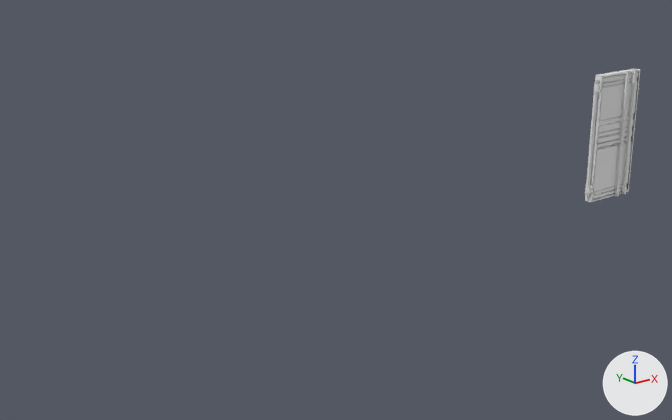
Two versions of the FBX model TCC_ProjectArena/Assets/Joao/ModelosComEdicaoNormal]/Conteiner/PortaConteinerEsquerda.fbx, one commit apart.
Before and after are seen from a 50 mm camera at (-14.94, -13.17, 4.92) aimed at (-7.05, -3.3, 0.98). Arrows for +X, +Y and +Z are at lower right; the lights stay in place.

Before the edit, the objects in view are built like this:
```python
me_portaconteineresquerda = bpy.data.meshes.new('PortaConteinerEsquerda')
me_portaconteineresquerda.from_pydata(...)  # 790 vertices, 714 faces; spans x -67.0..62.0, y 2.0..230.0, z -342.0..479.0
me_portaconteineresquerda.materials.append(mat_conteiner_material)  # white #e7e7e7
ob_portaconteineresquerda = bpy.data.objects.new('PortaConteinerEsquerda', me_portaconteineresquerda)
ob_portaconteineresquerda.location = (-0.94, -3.56, 0.09)
ob_portaconteineresquerda.rotation_euler = (1.571, 0.0, 0.0)  # degrees (90, 0, 0)
ob_portaconteineresquerda.scale = (0.00925, 0.00999, 0.00026)
```
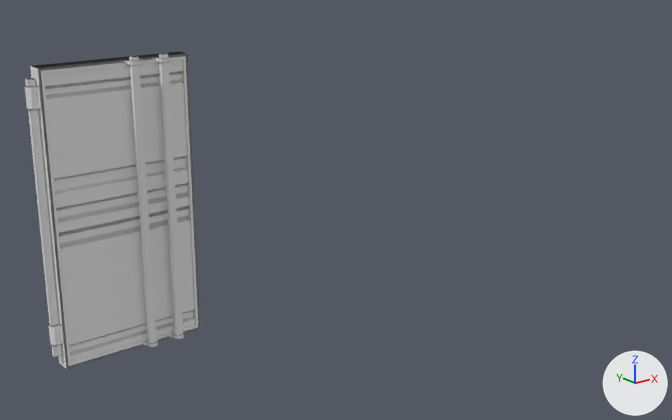
What changed in the scene script:
```text
Change me_portaconteineresquerda:
    where me_portaconteineresquerda.from_pydata(...)  # 790 vertices, 714 faces; spans x -67.0..62.0, y 2.0..230.0, z -342.0..479.0
    used by ob_portaconteineresquerda; location = (-0.94, -3.56, 0.09); rotation_euler = (1.571, 0.0, 0.0), in degrees (90, 0, 0); scale = (0.00925, 0.00999, 0.00026)
    me_portaconteineresquerda part 1: the loose piece of 24 vertices spanning x -58.0..62.0, y 2.0..228.0, z -342.0..174.0 is scaled about its middle by (1.41, 1.47, 0.0382), then moved by (-24.0, 62.0, 124.0)
    me_portaconteineresquerda part 2: the loose piece of 44 vertices spanning x -54.0..58.0, y 6.0..224.0, z 48.0..124.0 is scaled about its middle by (1.41, 1.47, 0.0382), then moved by (-24.0, 62.0, -39.0)
    me_portaconteineresquerda part 3: the loose piece of 34 vertices spanning x -66.0..-59.0, y 13.0..220.0, z -238.0..33.0 is scaled about its middle by (1.47, 1.47, 0.0382), then moved by (-49.0, 63.0, 142.0)
    me_portaconteineresquerda part 4: the loose piece of 96 vertices spanning x -67.0..-58.0, y 199.0..215.0, z -335.0..165.0 is scaled about its middle by (1.47, 1.47, 0.0382), then moved by (-49.0, 105.0, 125.0)
    me_portaconteineresquerda part 5: the loose piece of 34 vertices spanning x 12.0..20.0, y 2.0..230.0, z 184.0..454.0 is scaled about its middle by (1.47, 1.47, 0.0382), then moved by (-20.0, 63.0, -264.0)
    me_portaconteineresquerda part 6: the loose piece of 34 vertices spanning x 36.0..43.0, y 2.0..230.0, z 184.0..454.0 is scaled about its middle by (1.47, 1.47, 0.0382), then moved by (-9.0, 63.0, -264.0)
    me_portaconteineresquerda part 7: the loose piece of 96 vertices spanning x 33.0..47.0, y 224.0..227.0, z 170.0..479.0 is scaled about its middle by (1.47, 1.47, 0.0382), then moved by (-9.0, 114.0, -269.0)
    me_portaconteineresquerda part 8: the loose piece of 96 vertices spanning x 33.0..47.0, y 2.0..5.0, z 170.0..479.0 is scaled about its middle by (1.47, 1.47, 0.0382), then moved by (-9.0, 10.0, -269.0)
    me_portaconteineresquerda part 9: the loose piece of 96 vertices spanning x -67.0..-58.0, y 18.0..34.0, z -335.0..165.0 is scaled about its middle by (1.47, 1.47, 0.0382), then moved by (-49.0, 26.0, 125.0)
    me_portaconteineresquerda part 10: the loose piece of 96 vertices spanning x 10.0..23.0, y 2.0..5.0, z 170.0..479.0 is scaled about its middle by (1.47, 1.47, 0.0382), then moved by (-20.0, 10.0, -269.0)
    me_portaconteineresquerda part 11: the loose piece of 96 vertices spanning x 10.0..23.0, y 224.0..227.0, z 170.0..479.0 is scaled about its middle by (1.47, 1.47, 0.0382), then moved by (-20.0, 114.0, -269.0)
Change ob_portaconteineresquerda:
    ob_portaconteineresquerda.location: (-0.94, -3.56, 0.09) -> (-10.39, -3.57, 0.07)
    ob_portaconteineresquerda.scale: (0.00925, 0.00999, 0.00026) -> (0.01, 0.01, 0.01)
```

What differs and where, as boxes [x1, y1, x2, y2] in the pictures (672 x 420 px; the box of a moved part takes in the faces that stretch with it):
'PortaConteinerEsquerda', reshaped, moved, rescaled (216% wider, 137% taller)
    before: [585, 69, 640, 202]
    after: [25, 52, 201, 369]
part 1 of me_portaconteineresquerda, moved or reshaped
    before: [585, 69, 640, 202]
    after: [30, 52, 201, 369]
part 2 of me_portaconteineresquerda, moved or reshaped
    before: [593, 73, 638, 199]
    after: [44, 59, 195, 362]
part 3 of me_portaconteineresquerda, moved or reshaped
    before: [585, 80, 599, 197]
    after: [25, 78, 62, 357]
part 4 of me_portaconteineresquerda, moved or reshaped
    before: [594, 82, 601, 93]
    after: [25, 85, 42, 110]
part 5 of me_portaconteineresquerda, moved or reshaped
    before: [615, 71, 630, 195]
    after: [129, 56, 157, 344]
part 6 of me_portaconteineresquerda, moved or reshaped
    before: [622, 69, 637, 193]
    after: [159, 53, 183, 336]
part 7 of me_portaconteineresquerda, moved or reshaped (not visible before)
    after: [154, 56, 170, 63]
part 8 of me_portaconteineresquerda, moved or reshaped (not visible before)
    after: [170, 330, 184, 339]
part 9 of me_portaconteineresquerda, moved or reshaped
    before: [585, 185, 593, 194]
    after: [49, 324, 64, 346]
part 10 of me_portaconteineresquerda, moved or reshaped (not visible before)
    after: [143, 338, 159, 347]
part 11 of me_portaconteineresquerda, moved or reshaped (not visible before)
    after: [124, 59, 141, 65]
